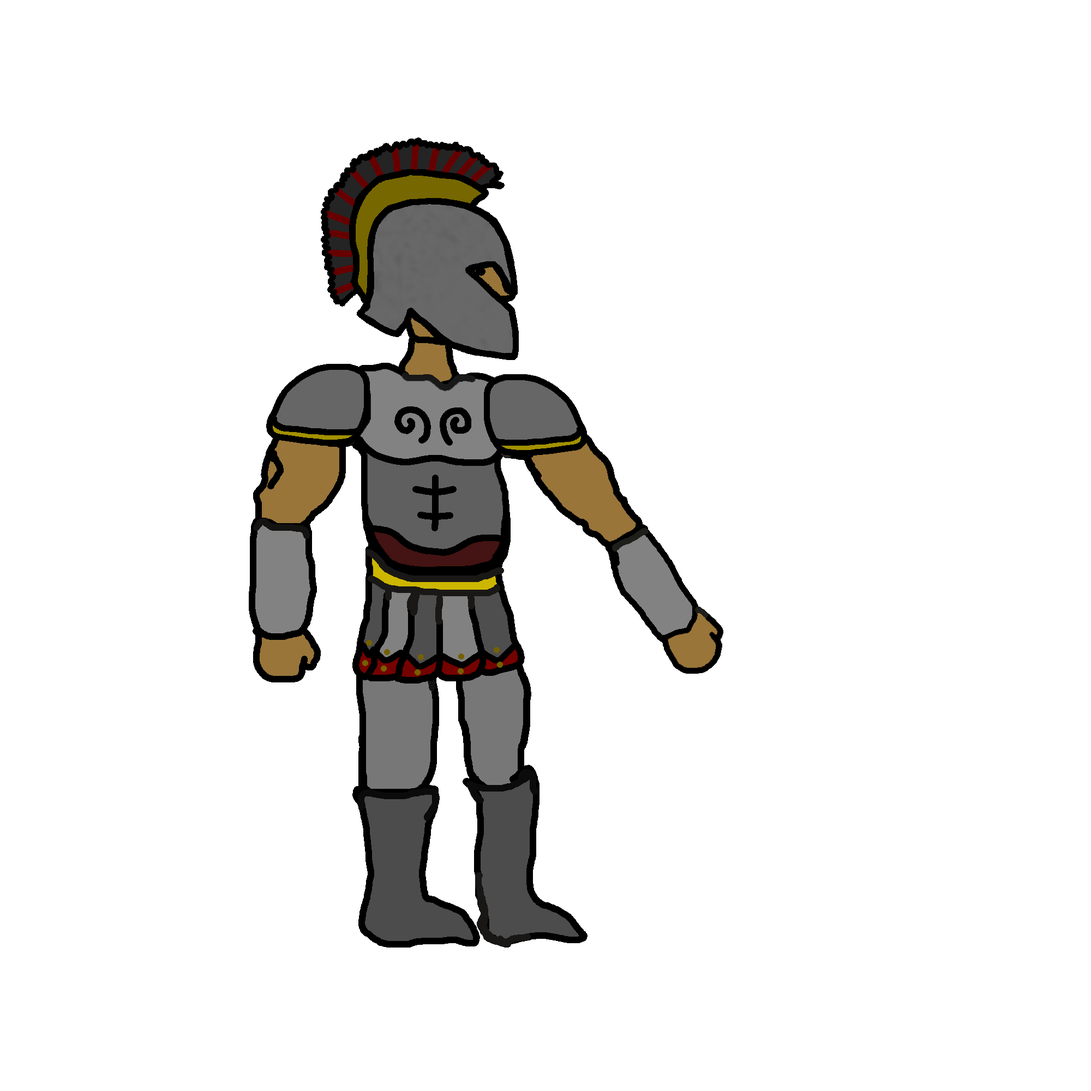
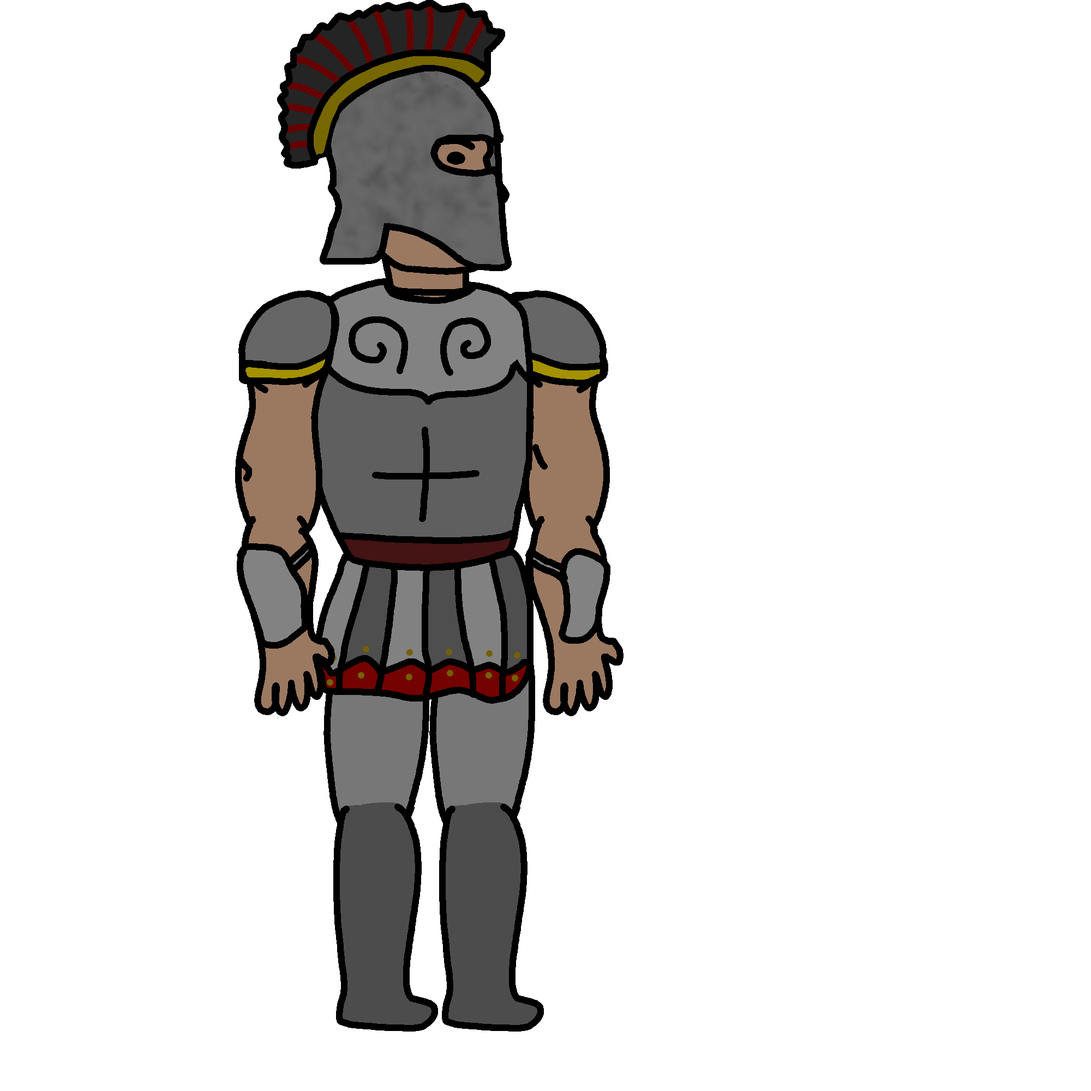
Two versions of the same layered image (w=1091, h=1091). Layer-by-layer changes:
moved "Head" above "right_forearm", painted on it over bbox(277, 0, 520, 391)
moved "right_forearm" above "right_arm", painted on it over bbox(236, 512, 336, 717)
moved "right_arm" above "belt", painted on it over bbox(235, 290, 371, 536)
painted on "belt" over bbox(315, 546, 534, 705)
painted on "right_lowerleg" over bbox(333, 785, 481, 1033)
painted on "right_upperleg" over bbox(323, 606, 440, 842)
moved "left_lowerleg" above "left_upperleg", painted on it over bbox(439, 765, 588, 1033)
moved "left_upperleg" above "chest", painted on it over bbox(429, 606, 536, 842)
moved "chest" above "left_forearm", painted on it over bbox(308, 276, 534, 580)
painted on "left_forearm" over bbox(525, 512, 724, 717)
painted on "left_arm" over bbox(484, 290, 643, 549)
